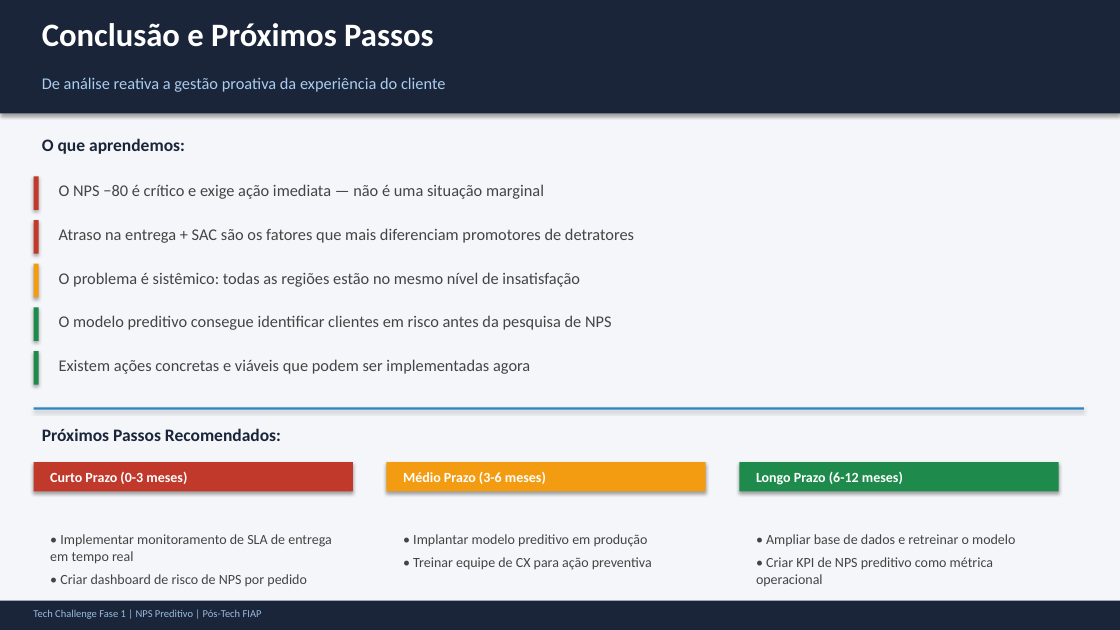
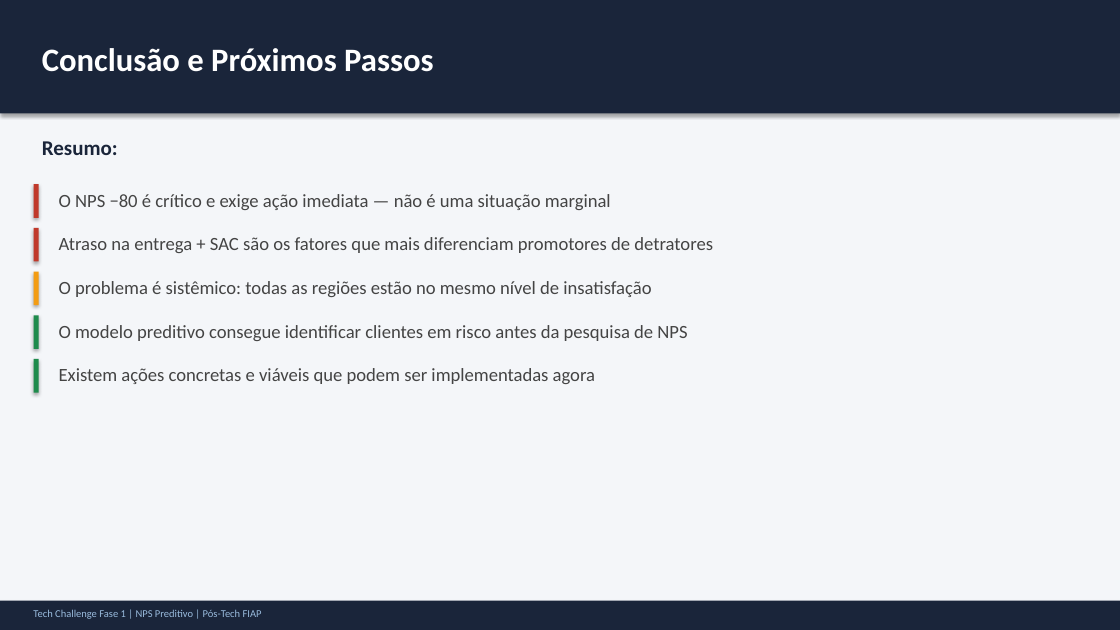
Before and after one commit to Fe-Biaggio/TechChallenge_1, a slide deck: slide 14 of reports/presentation/NPS_Preditivo_Apresentacao.pptx (slide 12 before the commit). Drawn at 1120x630 pixels with LibreOffice and Linux fonts; fonts in the diff are those of the drawing. Boxes give left, top, right and bottom in pixels: in the first picture for what was removed or moved away, otherwise in the second. Text is boxed around its words. In the diff, an @@ line names an element or a change of style, - is before the commit and + after.

```diff
--- a/reports/presentation/NPS_Preditivo_Apresentacao.pptx
+++ b/reports/presentation/NPS_Preditivo_Apresentacao.pptx
@@ text "Conclusão e Próximos Passos": place and size @@
-text "Conclusão e Próximos Passos" at box(42, 23, 433, 47)
+text "Conclusão e Próximos Passos" at box(42, 48, 433, 72)
@@ text removed at box(42, 77, 445, 92) @@
-De análise reativa a gestão proativa da experiência do cliente
@@ text at box(42, 141, 118, 155): text changed; size 15 to 18 pt @@
-O que aprendemos:
+Resumo:
@@ text "O NPS −80 é crítico ...": place and size @@
-text "O NPS −80 é crítico ..." at box(59, 184, 544, 199)
+text "O NPS −80 é crítico ..." at box(59, 194, 611, 210)
@@ text "Atraso na entrega + SAC ...": place and size @@
-text "Atraso na entrega + SAC ..." at box(59, 228, 634, 243)
+text "Atraso na entrega + SAC ..." at box(59, 237, 713, 253)
@@ rectangle: place and size @@
-rectangle at box(34, 264, 39, 297)
+rectangle at box(34, 271, 39, 305)
@@ text "O problema é sistêmico: todas ...": place and size @@
-text "O problema é sistêmico: todas ..." at box(59, 272, 580, 287)
+text "O problema é sistêmico: todas ..." at box(59, 281, 651, 297)
@@ rectangle: place and size @@
-rectangle at box(34, 308, 39, 341)
+rectangle at box(34, 315, 39, 349)
@@ text "O modelo preditivo consegue identificar ...": place and size @@
-text "O modelo preditivo consegue identificar ..." at box(59, 315, 612, 330)
+text "O modelo preditivo consegue identificar ..." at box(59, 325, 687, 341)
@@ 3 rectangles: place and size @@
-3 rectangles at box(34, 176, 39, 385)
+3 rectangles at box(34, 184, 39, 392)
@@ size 14 to 16 pt in 5 elements at box(59, 194, 611, 210), box(59, 237, 713, 253), box(59, 281, 651, 297), box(59, 325, 687, 341), box(59, 368, 595, 384) @@
@@ text "Existem ações concretas e viáveis ...": place and size @@
-text "Existem ações concretas e viáveis ..." at box(59, 359, 530, 374)
+text "Existem ações concretas e viáveis ..." at box(59, 368, 595, 384)
@@ rectangle removed at box(34, 408, 1084, 410) @@
@@ text removed at box(42, 428, 281, 441) @@
-Próximos Passos Recomendados:
@@ rectangle removed at box(34, 462, 353, 492) @@
@@ text removed at box(50, 472, 187, 484) @@
-Curto Prazo (0-3 meses)
@@ rectangle removed at box(386, 462, 706, 492) @@
@@ text removed at box(403, 472, 546, 484) @@
-Médio Prazo (3-6 meses)
@@ rectangle removed at box(739, 462, 1059, 492) @@
@@ text removed at box(756, 472, 903, 485) @@
-Longo Prazo (6-12 meses)
@@ text removed at box(50, 534, 331, 586) @@
-• Implementar monitoramento de SLA de entrega em tempo real
-• Criar dashboard de risco de NPS por pedido
@@ text removed at box(413, 534, 652, 570) @@
-• Implantar modelo preditivo em produção
-• Treinar equipe de CX para ação preventiva
@@ text removed at box(756, 534, 1015, 586) @@
-• Ampliar base de dados e retreinar o modelo
-• Criar KPI de NPS preditivo como métrica operacional
```
Also in this commit, not shown: 8 other slides changed, 4 slides added, 2 slides removed, 2 other files.
